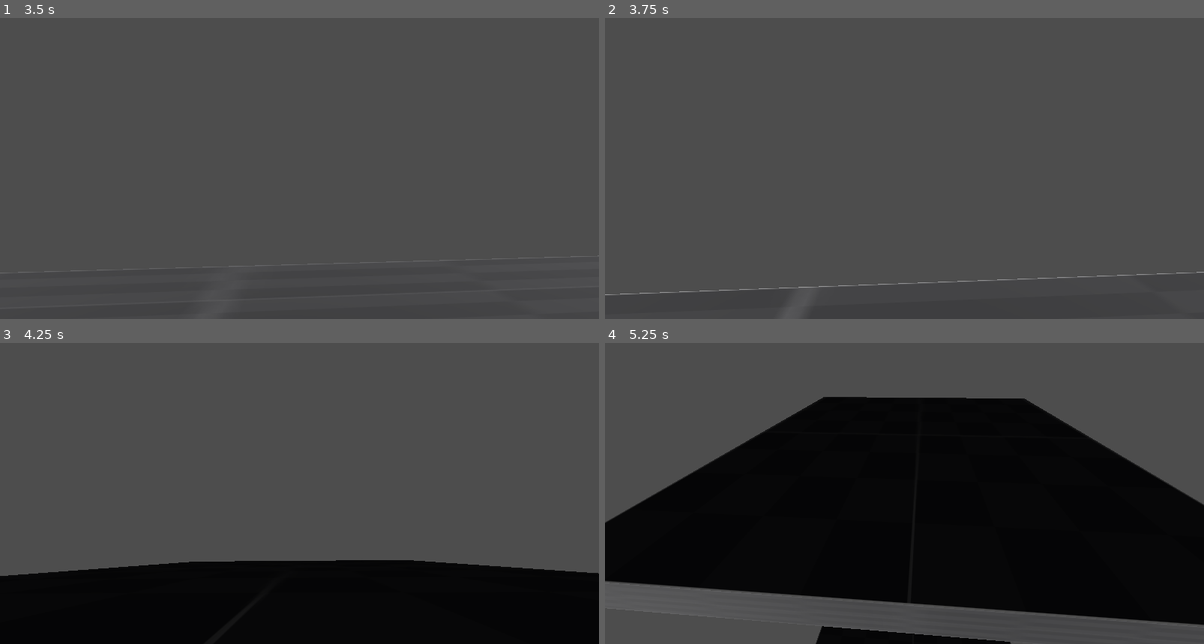
Above: before the commit, frames 1-4 (two rows, left to right).
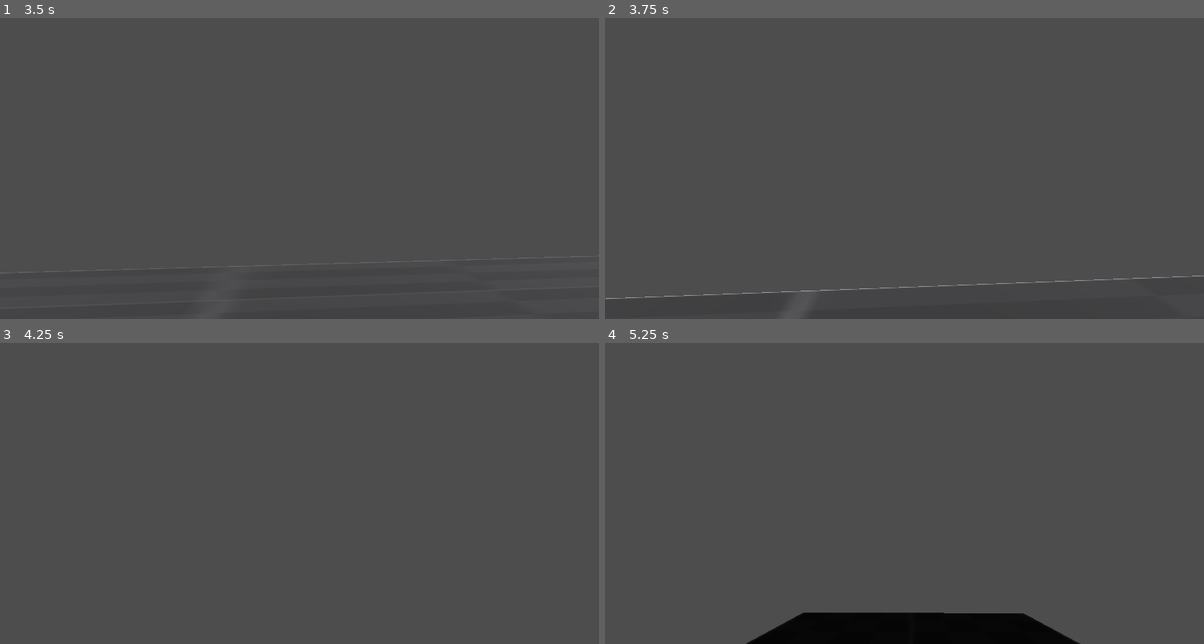
Above: after the commit, the same moments.

Repository: Drakonkinst/pirate-jam-17
Game: Godot game, scene res://game.tscn
The game is run twice, just before and just after one commit, with the same random seed, the same clock (stepped at 60 frames per second) and the same inputs.
Inputs (mouse positions are in pixels of both pictures, inside the frame that each line leads up to):
- Up to frame 1 (3.5 s): tap Enter at 0.5 s; move the mouse to (329, 150) at 0.52 s; press the mouse at (329, 150) at 0.53 s; hold W (move_forward) from 0.53 s (still down); move the mouse to (269, 153) at 1.27 s; release the mouse at (269, 153) at 1.28 s; right-click (269, 153) at 1.35 s; move the mouse to (311, 144) at 2.02 s; press the mouse at (311, 144) at 2.03 s; move the mouse to (293, 156) at 2.77 s; release the mouse at (293, 156) at 2.78 s; right-click (293, 156) at 2.85 s
- Up to frame 2 (3.75 s): keep holding W (move_forward); move the mouse to (946, 153) at 3.52 s; press the mouse at (946, 153) at 3.53 s
- Up to frame 3 (4.25 s): keep holding W (move_forward); tap P (pause) at 4.15 s
- Up to frame 4 (5.25 s): move the mouse to (724, 424) at 4.27 s; release W (move_forward) at 4.28 s; release the mouse at (724, 424) at 4.28 s; hold A (move_left) 4.28-5.03 s; right-click (724, 424) at 4.35 s; move the mouse to (934, 475) at 5.02 s; press the mouse at (934, 475) at 5.03 s; hold S (move_backward) from 5.03 s (still down)

Frame 1 is identical in both runs. In frame 2, 0.5% of the frame differs, in the area x 0-100%, y 84-94%; in frame 3, 26%; in frame 4, 59%, in the area x 0-100%, y 17-100%.

Commit message:
Add basic grappling hook

Diff:
--- a/game.gd
+++ b/game.gd
@@ -1,3 +1,12 @@
 extends Node3D
 
 class_name Game
+
+@onready var player: Player = %Player
+@onready var grappling_hook_controller: GrapplingHookController = %GrapplingHookController
+
+func _ready() -> void:
+    grappling_hook_controller.hook_state_changed.connect(_on_grappling_hook_controller_hook_state_changed)
+
+func _on_grappling_hook_controller_hook_state_changed(state: GrapplingHookController.HookState) -> void:
+    print(GrapplingHookController.HookState.keys()[state])
--- a/game.tscn
+++ b/game.tscn
@@ -1,9 +1,12 @@
-[gd_scene load_steps=7 format=3 uid="uid://bybush3bov5mf"]
+[gd_scene load_steps=10 format=3 uid="uid://bybush3bov5mf"]
 
 [ext_resource type="Script" uid="uid://day3fen83ytpk" path="res://game.gd" id="1_80nbo"]
 [ext_resource type="Script" uid="uid://ebhkhibch51g" path="res://camera_control.gd" id="2_fc0e3"]
 [ext_resource type="PackedScene" uid="uid://do2ht3l1tvwuj" path="res://player.tscn" id="3_fc0e3"]
 [ext_resource type="Texture2D" uid="uid://cpv0kejasrfjx" path="res://world/placeholder_dark.png" id="5_7jktm"]
+[ext_resource type="Script" uid="uid://bfcy28cksdk6e" path="res://hook/grappling_hook_controller.gd" id="5_eow3j"]
+[ext_resource type="PackedScene" uid="uid://dlqm10204rcaq" path="res://hook/hook_rope_model.tscn" id="6_j5wjh"]
+[ext_resource type="PackedScene" path="res://hook/hook_target_model.tscn" id="7_vef74"]
 
 [sub_resource type="Environment" id="Environment_80nbo"]
 
@@ -28,6 +31,9 @@
 [node name="Player" parent="." instance=ExtResource("3_fc0e3")]
 unique_name_in_owner = true
 transform = Transform3D(1, 0, 0, 0, 1, 0, 0, 0, 1, 0, 8, 0)
+movement_speed = 100
+look_sensitivity = 50.0
+roll_speed = 80
 
 [node name="World" type="Node3D" parent="."]
 
@@ -51,3 +57,21 @@
 use_collision = true
 collision_layer = 3
 size = Vector3(15.120483, 1, 15.332764)
+
+[node name="GrapplingHookController" type="Node3D" parent="." node_paths=PackedStringArray("player")]
+unique_name_in_owner = true
+script = ExtResource("5_eow3j")
+player = NodePath("../Player")
+hook_rope_scene = ExtResource("6_j5wjh")
+hook_target_scene = ExtResource("7_vef74")
+
+[node name="HookLaunchCooldown" type="Timer" parent="GrapplingHookController"]
+unique_name_in_owner = true
+one_shot = true
+
+[node name="HookFailedCooldown" type="Timer" parent="GrapplingHookController"]
+unique_name_in_owner = true
+one_shot = true
+
+[node name="HookRopeModel" parent="GrapplingHookController" instance=ExtResource("6_j5wjh")]
+unique_name_in_owner = true
--- /dev/null
+++ b/hook/grappling_hook_controller.gd
@@ -0,0 +1,78 @@
+extends Node3D
+
+class_name GrapplingHookController
+
+signal hook_state_changed(state: HookState)
+
+enum HookState { LAUNCHED, ON_COOLDOWN, READY }
+
+@export var pull_speed                       := 1000.0
+@export var grappling_hook_range: float      =  20.0
+@export var player: Player
+@export var hook_rope_scene: PackedScene
+@export var hook_target_scene: PackedScene
+@onready var _hook_launch_cooldown: Timer = %HookLaunchCooldown
+@onready var _hook_failed_cooldown: Timer = %HookFailedCooldown
+@onready var _hook_rope_model: HookRopeModel  =  %HookRopeModel
+var _hook_state: HookState           =  HookState.READY
+var _hook_target_node: Node3D        =  null
+var _hook_target_normal: Vector3     =  Vector3.ZERO
+
+
+func _ready() -> void:
+    _hook_launch_cooldown.timeout.connect(_on_hook_launch_cooldown_timeout)
+    _hook_failed_cooldown.timeout.connect(_on_hook_failed_cooldown_timeout)
+    player.hook_raycast.target_position = Vector3(0, 0, -grappling_hook_range)
+    _hook_rope_model.hide()
+
+func _physics_process(delta: float) -> void:
+    if player.input_state.is_pressing_primary:
+        if _hook_state == HookState.READY:
+            _launch_hook()
+    else:
+        if _hook_state == HookState.LAUNCHED:
+            _retract_hook()
+
+    if _hook_state == HookState.LAUNCHED && _hook_target_node != null:
+        var source_pos := player.hook_origin.global_position
+        var pull_vector := (_hook_target_node.global_position - source_pos).normalized()
+        player.apply_central_force(pull_vector * delta * pull_speed)
+
+        assert(_hook_rope_model != null)
+        _hook_rope_model.extend_from_to(source_pos, _hook_target_node.global_position, _hook_target_normal)
+        _hook_rope_model.show()
+
+func _on_hook_launch_cooldown_timeout() -> void:
+    _set_hook_state(HookState.READY)
+
+func _on_hook_failed_cooldown_timeout() -> void:
+    _retract_hook()
+
+func _launch_hook() -> void:
+    if player.hook_raycast.is_colliding():
+        print("Hook target found")
+        # Hook to object
+        var target: Node3D = player.hook_raycast.get_collider()
+
+        # Initialize target node
+        _hook_target_node = Marker3D.new()
+        target.add_child(_hook_target_node)
+        _hook_target_node.global_position = player.hook_raycast.get_collision_point()
+        _hook_target_normal = player.hook_raycast.get_collision_normal()
+    else:
+        print("No hook target")
+        # No target found: still throw out the hook, but it immediately retracts
+        _hook_failed_cooldown.start(0.5)
+    _set_hook_state(HookState.LAUNCHED)
+
+func _retract_hook() -> void:
+    _set_hook_state(HookState.ON_COOLDOWN)
+    if _hook_target_node != null:
+        _hook_target_node.queue_free()
+        _hook_target_node = null
+    _hook_rope_model.hide()
+    _hook_launch_cooldown.start(1)
+
+func _set_hook_state(state: HookState) -> void:
+    _hook_state = state
+    hook_state_changed.emit(_hook_state)
--- /dev/null
+++ b/hook/hook_rope_model.gd
@@ -0,0 +1,39 @@
+extends Node3D
+
+class_name HookRopeModel
+
+@onready var rope: Node3D = %Rope
+@onready var rope_mesh: MeshInstance3D = %RopeMesh
+@onready var rope_visual_target: Node3D = %RopeVisualTarget
+@onready var hook_end: Node3D = %HookEnd
+
+func extend_from_to(source_position: Vector3, target_position: Vector3, target_normal: Vector3) -> void:
+    global_position = source_position
+    hook_end.global_position = target_position
+    print("END ", target_position)
+    _align_hook_end_with_surface(target_normal)
+
+    var visual_target_position := _get_visual_target(target_position)
+    var distance_to_target := global_position.distance_to(visual_target_position)
+
+    (rope_mesh.mesh as CylinderMesh).height = distance_to_target
+    rope_mesh.position.z = -distance_to_target / 2
+    rope.look_at(visual_target_position)
+
+# This function compensates for the possible error of "look_at()" function
+# when model has to look straight up/down.
+func _align_hook_end_with_surface(target_normal: Vector3) -> void:
+    if target_normal.dot(Vector3.UP) > 0.001 or target_normal.y < 0:
+        if target_normal.y > 0:
+            hook_end.rotation_degrees.x = -90
+        elif target_normal.y < 0:
+            hook_end.rotation_degrees.x = 90
+    else:
+        hook_end.look_at(hook_end.global_position - target_normal)
+
+# This function is here because it takes some time to load a hook end model, so
+# this functions uses the physical pull target while the visual marker is loading.
+func _get_visual_target(default_value: Vector3) -> Vector3:
+    if rope_visual_target:
+        return rope_visual_target.global_position
+    return default_value
--- /dev/null
+++ b/hook/hook_rope_model.tscn
@@ -0,0 +1,49 @@
+[gd_scene load_steps=6 format=3 uid="uid://dlqm10204rcaq"]
+
+[ext_resource type="Script" uid="uid://i83dg8esqcf0" path="res://hook/hook_rope_model.gd" id="1_7wu5d"]
+
+[sub_resource type="CylinderMesh" id="CylinderMesh_2uiuu"]
+top_radius = 0.05
+bottom_radius = 0.05
+height = 1.0
+radial_segments = 4
+cap_top = false
+cap_bottom = false
+
+[sub_resource type="StandardMaterial3D" id="StandardMaterial3D_8746b"]
+albedo_color = Color(0, 1, 1, 1)
+metallic = 1.0
+
+[sub_resource type="BoxMesh" id="BoxMesh_usc5b"]
+size = Vector3(0.3, 0.3, 0.5)
+
+[sub_resource type="StandardMaterial3D" id="StandardMaterial3D_0nx8y"]
+albedo_color = Color(0.99999994, 0.33974892, 0.90014786, 1)
+metallic = 1.0
+
+[node name="HookRopeModel" type="Node3D"]
+script = ExtResource("1_7wu5d")
+
+[node name="Rope" type="Node3D" parent="."]
+unique_name_in_owner = true
+
+[node name="RopeMesh" type="MeshInstance3D" parent="Rope"]
+unique_name_in_owner = true
+transform = Transform3D(1, 0, 0, 0, -4.37114e-08, 1, 0, -1, -4.37114e-08, 0, 0, -0.5)
+mesh = SubResource("CylinderMesh_2uiuu")
+skeleton = NodePath("../..")
+surface_material_override/0 = SubResource("StandardMaterial3D_8746b")
+
+[node name="HookEnd" type="Node3D" parent="."]
+unique_name_in_owner = true
+transform = Transform3D(1, 0, 0, 0, 1, 0, 0, 0, 1, 0, 0, -1)
+
+[node name="Model" type="MeshInstance3D" parent="HookEnd"]
+transform = Transform3D(1, 0, 0, 0, 1, 0, 0, 0, 1, 0, 0, 0.125)
+mesh = SubResource("BoxMesh_usc5b")
+skeleton = NodePath("../..")
+surface_material_override/0 = SubResource("StandardMaterial3D_0nx8y")
+
+[node name="RopeVisualTarget" type="Marker3D" parent="HookEnd"]
+unique_name_in_owner = true
+transform = Transform3D(1, 0, 0, 0, 1, 0, 0, 0, 1, 0, 0, 0.25)
--- a/player.tscn
+++ b/player.tscn
@@ -27,14 +27,20 @@
 unique_name_in_owner = true
 script = ExtResource("2_hqtel")
 
-[node name="NearbySurfaceDetection" type="Node3D" parent="."]
+[node name="NearbySurfaceDetection" type="Node3D" parent="." node_paths=PackedStringArray("_input_state")]
 unique_name_in_owner = true
 script = ExtResource("3_sweqy")
+_input_state = NodePath("../InputState")
 
 [node name="SurfaceDetectionTimer" type="Timer" parent="NearbySurfaceDetection"]
 unique_name_in_owner = true
 wait_time = 0.5
 autostart = true
+
+[node name="SurfaceAlignmentTimer" type="Timer" parent="NearbySurfaceDetection"]
+unique_name_in_owner = true
+wait_time = 0.5
+one_shot = true
 
 [node name="SurfaceDetector" type="ShapeCast3D" parent="NearbySurfaceDetection"]
 unique_name_in_owner = true
@@ -43,6 +49,12 @@
 target_position = Vector3(0, 0, 0)
 collision_mask = 2
 
-[node name="SurfaceAlignmentTimer" type="Timer" parent="."]
+[node name="HookRaycast" type="RayCast3D" parent="."]
 unique_name_in_owner = true
-wait_time = 0.5
+target_position = Vector3(0, 0, -10)
+debug_shape_custom_color = Color(1, 1, 1, 1)
+debug_shape_thickness = 5
+
+[node name="HookOrigin" type="Marker3D" parent="."]
+unique_name_in_owner = true
+transform = Transform3D(1, 0, 0, 0, 1, 0, 0, 0, 1, 0.468512, -0.30067468, -0.010910541)
--- a/player/nearby_surface_detection.gd
+++ b/player/nearby_surface_detection.gd
@@ -1,28 +1,63 @@
 extends Node3D
-
 class_name NearbySurfaceDetection
 
-@onready var _timer: Timer = %SurfaceDetectionTimer
+@export var _input_state: InputState
+@export var surface_align_speed_when_still := 1.0
+@export var surface_align_speed_when_moving := 0.1
+
+@onready var _surface_detection_timer: Timer = %SurfaceDetectionTimer
 @onready var _surface_detector: ShapeCast3D = %SurfaceDetector
+@onready var _surface_alignment_timer: Timer = %SurfaceAlignmentTimer
 
-var nearby_surface_vector: Vector3
+var _should_surface_align_quickly := true
+var _nearby_surface_vector: Vector3
 
 func _ready() -> void:
-    _timer.timeout.connect(_on_surface_detection_timer_timeout)
+    _surface_detection_timer.timeout.connect(_on_surface_detection_timer_timeout)
+    _surface_alignment_timer.timeout.connect(_on_surface_alignment_timer_timeout)
+    _input_state.mouse_looked.connect(_on_input_state_mouse_looked)
+
+func update(player: Player, delta: float) -> void:
+    var is_still := player.input_state.movement_input.is_zero_approx() && player.input_state.roll_input == 0
+    var up       := player.global_transform.basis.y.normalized()
+    if !is_still:
+        _pause_surface_alignment(1.0)
+
+    # Find the nearest surface and slowly rotate towards it
+    if _nearby_surface_vector != Vector3.ZERO:
+        var cosa  := up.dot(_nearby_surface_vector)
+        var alpha := acos(cosa)
+        var axis  := up.cross(_nearby_surface_vector)
+        axis = axis.normalized()
+
+        var target_basis        := player.global_transform.basis.rotated(axis, alpha)
+        var surface_align_speed := surface_align_speed_when_still if _should_surface_align_quickly else surface_align_speed_when_moving
+        player.global_transform.basis = player.global_transform.basis.slerp(target_basis, surface_align_speed * delta)
+
+
+func _on_input_state_mouse_looked(look_dir: Vector2) -> void:
+    if look_dir.length_squared() > 0.0001:
+        _pause_surface_alignment(1.5)
 
 func _on_surface_detection_timer_timeout() -> void:
-    nearby_surface_vector = Vector3.ZERO
+    _nearby_surface_vector = Vector3.ZERO
     var nearest_surface: Node3D = null
-    var highest_dot: float = -9999 # Comparing dot products
+    var highest_dot: float      = -9999 # Comparing dot products
     for i in range(_surface_detector.get_collision_count()):
         var colliding_object: Node3D = _surface_detector.get_collider(i)
         if !colliding_object.is_in_group("Surface"):
             continue
         var collision_normal := _surface_detector.get_collision_normal(i)
-        var dot: float = collision_normal.dot(global_transform.basis.y)
+        var dot: float       =  collision_normal.dot(global_transform.basis.y)
         if dot > highest_dot:
             highest_dot = dot
             nearest_surface = colliding_object
-            nearby_surface_vector = collision_normal
-#    if nearest_surface != null:
-#        print(highest_dot, " ", nearby_surface_vector, " ", nearest_surface)
+            _nearby_surface_vector = collision_normal
+
+func _on_surface_alignment_timer_timeout():
+    _should_surface_align_quickly = true
+
+
+func _pause_surface_alignment(time: float):
+    _should_surface_align_quickly = false
+    _surface_alignment_timer.start(max(_surface_alignment_timer.time_left, time))
--- a/player/player.gd
+++ b/player/player.gd
@@ -2,34 +2,24 @@
 
 class_name Player
 
+@export var movement_speed := 100
+@export var look_sensitivity := 50.0
+@export var roll_speed := 80
+@onready var hook_origin: Marker3D = %HookOrigin
+@onready var hook_raycast: RayCast3D = %HookRaycast
 @onready var input_state: InputState = %InputState
 @onready var nearby_surface_detection: NearbySurfaceDetection = %NearbySurfaceDetection
-@onready var surface_alignment_timer: Timer = %SurfaceAlignmentTimer
-var movement_speed := 100
-var look_sensitivity := 50.0
-var roll_speed := 80
-var surface_align_speed_when_still := 1.5
-var surface_align_speed_when_moving := 0.1
-var should_surface_align_quickly := true
-var touching_surface := false
 
 func _ready() -> void:
     input_state.mouse_looked.connect(_on_input_state_mouse_looked)
-    surface_alignment_timer.timeout.connect(_on_surface_alignment_timer_timeout)
-    angular_damp = 1.0
+    angular_damp = 2.0
     angular_damp_mode = DAMP_MODE_COMBINE
-
-func _on_surface_alignment_timer_timeout():
-    should_surface_align_quickly = true
 
 func _on_input_state_mouse_looked(look_dir: Vector2):
     var right := -global_transform.basis.x
     var down := -global_transform.basis.y
     var delta_x := look_dir.y * look_sensitivity
     var delta_y := look_dir.x * look_sensitivity
-    print(look_dir.length_squared())
-    if look_dir.length_squared() > 0.0001:
-        _pause_surface_alignment(1.5)
     rotate(down, deg_to_rad(delta_y))
     rotate(right, deg_to_rad(delta_x))
 
@@ -38,28 +28,9 @@
     var forward := -global_transform.basis.z
     var left := global_transform.basis.x
     var up := global_transform.basis.y
-    var nearby_surface_vector := nearby_surface_detection.nearby_surface_vector
-    var is_still := input_vector.is_zero_approx() && input_state.roll_input == 0
-    if !is_still:
-        _pause_surface_alignment(1.0)
 
     var move_dir := ((left * input_vector.x) + (up * input_vector.y) + (forward * input_vector.z)).normalized()
     apply_central_force(movement_speed * move_dir * delta)
     apply_torque(forward * input_state.roll_input * delta * roll_speed)
 
-    # Find the nearest surface and slowly rotate towards it
-    if nearby_surface_vector != Vector3.ZERO:
-        var up_normalized := up.normalized()
-        var cosa := up_normalized.dot(nearby_surface_vector)
-        var alpha := acos(cosa)
-        var axis := up_normalized.cross(nearby_surface_vector)
-        axis = axis.normalized()
-
-        var target_basis := global_transform.basis.rotated(axis, alpha)
-        var surface_align_speed := surface_align_speed_when_still if should_surface_align_quickly else surface_align_speed_when_moving
-        print(surface_align_speed)
-        global_transform.basis = global_transform.basis.slerp(target_basis, surface_align_speed * delta)
-
-func _pause_surface_alignment(time: float):
-    should_surface_align_quickly = false
-    surface_alignment_timer.start(max(surface_alignment_timer.time_left, time))
+    nearby_surface_detection.update(self, delta)
Not shown, added: hook/grappling_hook_controller.gd.uid
Not shown, added: hook/hook_rope_model.gd.uid
